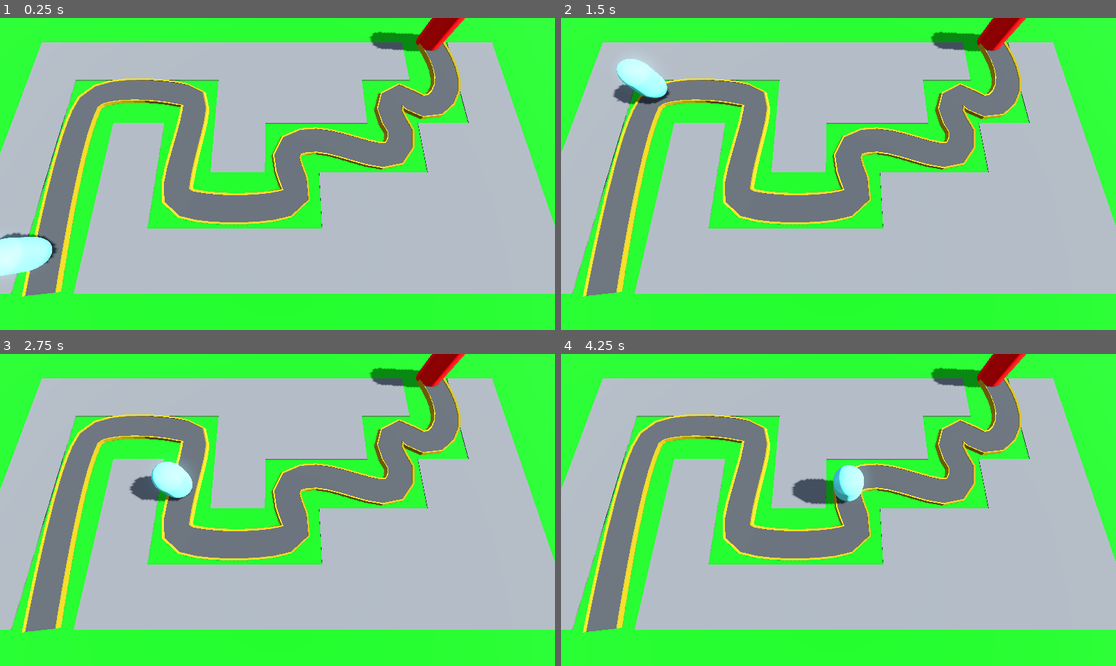
Above: before the commit, frames 1-4 (two rows, left to right).
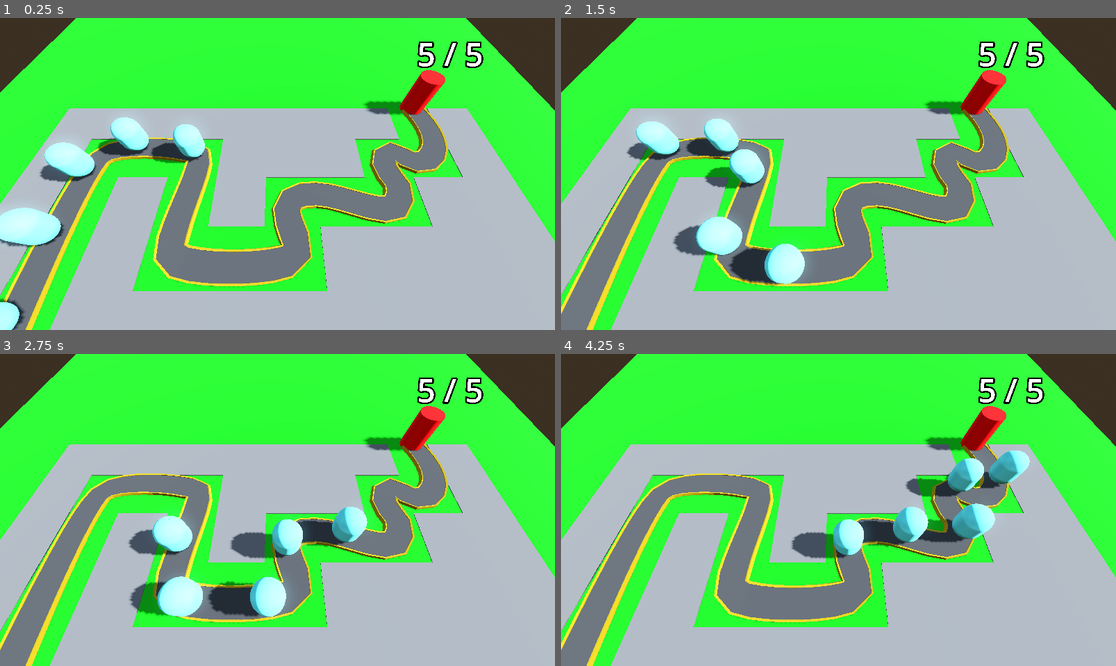
Above: after the commit, the same moments.

Repository: LunarOrbital/Barbarian-Blaster
Game: Godot game, scene res://Scenes/base_level.tscn
Two runs of this game, one before a commit and one after it. Both use one fixed random seed, a clock stepped at 60 frames per second and the inputs below.
Inputs:
- Up to frame 1 (0.25 s): no input
- Up to frame 2 (1.5 s): no input
- Up to frame 3 (2.75 s): no input
- Up to frame 4 (4.25 s): no input

The runs differ from the first frame. In frame 1, 66% of the frame differs, in the area x 0-100%, y 0-100%; in frame 2, 65%; in frame 3, 65%; in frame 4, 65%.

Commit message:
added label

Diff:
--- a/Scenes/base.tscn
+++ b/Scenes/base.tscn
@@ -14,3 +14,11 @@
 height = 3.5
 sides = 34
 material = SubResource("StandardMaterial3D_2nhcr")
+
+[node name="Label3D" type="Label3D" parent="."]
+transform = Transform3D(1, 0, 0, 0, 1, 0, 0, 0, 1, 0, 5.5, 0)
+billboard = 1
+no_depth_test = true
+text = "5"
+font_size = 500
+outline_size = 100
--- a/Scenes/base_level.tscn
+++ b/Scenes/base_level.tscn
@@ -51,7 +51,7 @@
 material = SubResource("StandardMaterial3D_5s04l")
 
 [node name="Camera3D" type="Camera3D" parent="."]
-transform = Transform3D(-1.1313336e-08, -0.9659259, 0.25881907, -4.222196e-08, 0.25881907, 0.9659258, -1, -3.5527137e-15, -4.371139e-08, 8, 14.465843, -0.93553543)
+transform = Transform3D(-2.1855689e-08, -0.86602545, 0.5, -3.785517e-08, 0.5, 0.8660253, -1, -3.5527137e-15, -4.371139e-08, 8, 14.465843, -0.93553543)
 
 [node name="GridMap" type="GridMap" parent="."]
 mesh_library = ExtResource("1_5gpc1")
@@ -62,10 +62,10 @@
 }
 metadata/_editor_floor_ = Vector3(0, 0, 0)
 
-[node name="Path3D" type="Path3D" parent="."]
+[node name="EnemyPath\'" type="Path3D" parent="."]
 curve = SubResource("Curve3D_5gpc1")
 
-[node name="Road" type="CSGPolygon3D" parent="Path3D"]
+[node name="Road" type="CSGPolygon3D" parent="EnemyPath\'"]
 polygon = PackedVector2Array(-1, 0, -1, 0.2, 1, 0.2, 1, 0)
 mode = 2
 path_node = NodePath("..")
@@ -80,7 +80,7 @@
 path_joined = false
 material = SubResource("StandardMaterial3D_577fb")
 
-[node name="RightEdge" type="CSGPolygon3D" parent="Path3D"]
+[node name="RightEdge" type="CSGPolygon3D" parent="EnemyPath\'"]
 polygon = PackedVector2Array(1.1, 0, 1.1, 0.3, 0.98, 0.25, 0.9, 0)
 mode = 2
 path_node = NodePath("..")
@@ -95,7 +95,7 @@
 path_joined = false
 material = SubResource("StandardMaterial3D_5gpc1")
 
-[node name="LeftEdge" type="CSGPolygon3D" parent="Path3D"]
+[node name="LeftEdge" type="CSGPolygon3D" parent="EnemyPath\'"]
 polygon = PackedVector2Array(-1.1, 0, -1, 0.3, -0.9, 0.25, -0.9, 0)
 mode = 2
 path_node = NodePath("..")
@@ -110,8 +110,24 @@
 path_joined = false
 material = SubResource("StandardMaterial3D_l7ey7")
 
-[node name="Enemy" parent="Path3D" instance=ExtResource("2_5s04l")]
-transform = Transform3D(-0.10806937, 0, 0.99412704, 0, 1, 0, -0.99412704, 0, -0.10806937, 11.986502, 0, 13.961822)
+[node name="Enemy" parent="EnemyPath\'" instance=ExtResource("2_5s04l")]
+transform = Transform3D(-0.10806941, 0, 0.99412745, 0, 1, 0, -0.99412745, 0, -0.10806941, 11.986502, 0, 13.961822)
+
+[node name="Enemy2" parent="EnemyPath\'" instance=ExtResource("2_5s04l")]
+transform = Transform3D(-0.067041434, 0, 0.9977344, 0, 1, 0, -0.9977344, 0, -0.067041434, 7.005297, 0, 14.390315)
+progress = 5.0
+
+[node name="Enemy3" parent="EnemyPath\'" instance=ExtResource("2_5s04l")]
+transform = Transform3D(0.0008159308, 0, 0.9999837, 0, 1, 0, -0.9999837, 0, 0.0008159308, 2.0097446, 0, 14.585394)
+progress = 10.0
+
+[node name="Enemy4" parent="EnemyPath\'" instance=ExtResource("2_5s04l")]
+transform = Transform3D(0.92218906, 0, 0.38669875, 0, 1, 0, -0.38669875, 0, 0.92218906, -2.559478, 0, 13.389047)
+progress = 15.0
+
+[node name="Enemy5" parent="EnemyPath\'" instance=ExtResource("2_5s04l")]
+transform = Transform3D(0.9928342, 0, -0.1193676, 0, 1, 0, 0.1193676, 0, 0.9928342, -2.8515856, 0, 8.440503)
+progress = 20.0
 
 [node name="Base" parent="." instance=ExtResource("3_577fb")]
 transform = Transform3D(1, 0, 0, 0, 1, 0, 0, 0, 1, -7.9193506, 0, -14.29299)
--- a/Scripts/base.gd
+++ b/Scripts/base.gd
@@ -1,5 +1,16 @@
 extends Node3D
 class_name base
+@onready var label_3d: Label3D = $Label3D
+@export var max_health := 5
+var health : int :
+	set(new_health):
+		health = new_health
+		label_3d.text = str(health) + " / " + str(max_health)
+func _ready() -> void:
+	health = max_health
 
 func take_damage() -> void:
+	health -=1
 	print("damage take")
+	if (health < 0):
+		get_tree().reload_current_scene()
